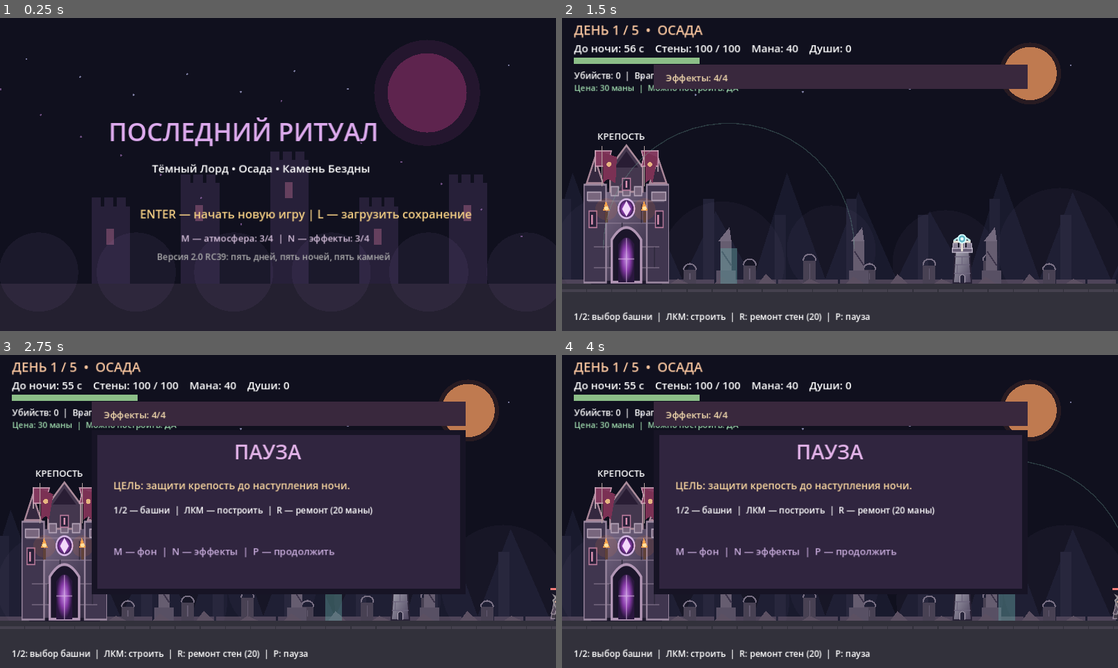
Above: before the commit, frames 1-4 (two rows, left to right).
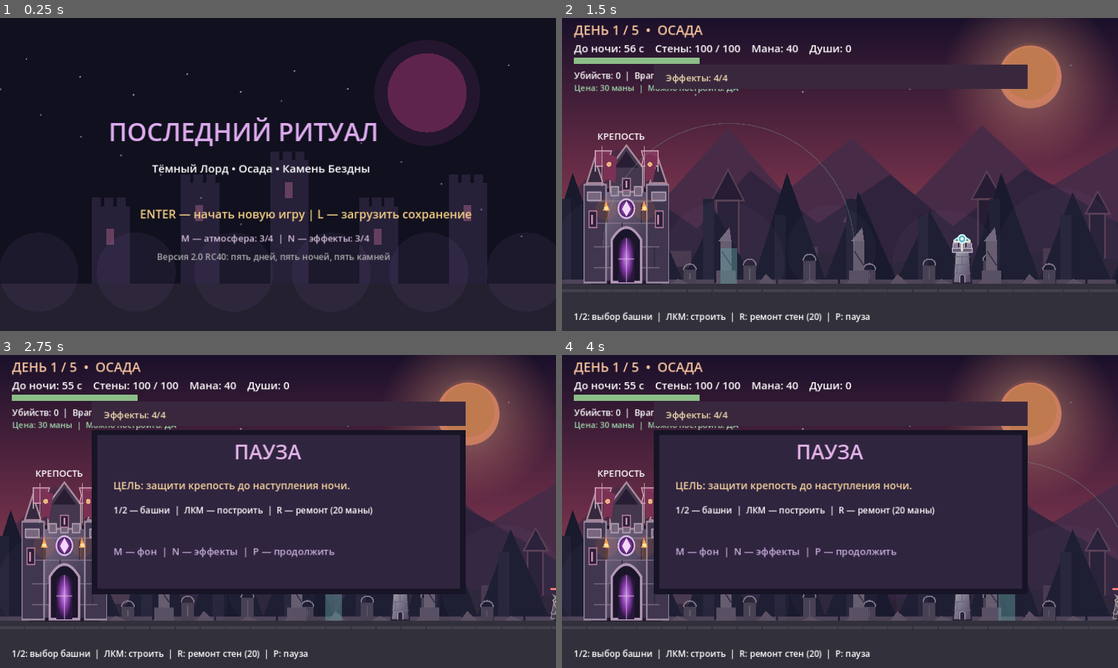
Above: after the commit, the same moments.

Repository: DoctorStrangeSH/Last-Ritual
Game: Godot game, scene res://scenes/main.tscn
The game is run twice, just before and just after one commit, with the same random seed, the same clock (stepped at 60 frames per second) and the same inputs.
Inputs (mouse positions are in pixels of both pictures, inside the frame that each line leads up to):
- Up to frame 1 (0.25 s): no input
- Up to frame 2 (1.5 s): tap Enter (ui_accept) at 0.5, 0.77 s; move the mouse to (962, 158) at 0.52 s; hold Right (ui_right) 0.53-1.28 s; tap M at 0.6 s; click (962, 158) at 0.67 s; move the mouse to (728, 190) at 1.27 s; hold Left (ui_left) from 1.28 s (still down); tap N at 1.35 s
- Up to frame 3 (2.75 s): tap Enter (ui_accept) at 1.52 s; move the mouse to (333, 442) at 2.02 s; release Left (ui_left) at 2.03 s; hold Right (ui_right) from 2.03 s (still down); tap P at 2.1 s
- Up to frame 4 (4 s): tap Enter (ui_accept) at 2.75, 3.02, 3.5, 3.77 s; move the mouse to (812, 574) at 2.77 s; release Right (ui_right) at 2.78 s; hold W 2.78-3.53 s; tap L at 2.85 s; click (812, 574) at 2.92 s; move the mouse to (1006, 558) at 3.52 s; hold Left (ui_left) from 3.53 s (still down); tap Keypad Enter at 3.6 s

The runs differ from the first frame. In frame 1, less than 0.1% of the frame differs, in the area x 38-41%, y 75-78%; in frame 2, 48%, in the area x 0-100%, y 0-82%; in frame 3, 21%; in frame 4, 21%.

Commit message:
art: connect crimson dusk backdrop to day and final siege

Diff:
--- a/scripts/main.gd
+++ b/scripts/main.gd
@@ -1,5 +1,5 @@
 extends Node2D
-## Last Ritual v2.0-rc39: gothic fortress sprite, Godot 4.2+
+## Last Ritual v2.0-rc40: crimson siege backdrop, Godot 4.2+
 const W := 1152.0
 const H := 648.0
 const FLOOR := 550.0
@@ -847,6 +847,8 @@
 
 func _draw() -> void:
     box(Rect2(0, 0, W, H), Color("10101e"))
+    if phase == "day" or phase == "final_siege":
+        draw_texture_rect(preload("res://assets/backgrounds/siege_dusk.svg"), Rect2(0, 0, W, H), false)
     if phase == "night" and current_day == 1:
         draw_texture_rect(preload("res://assets/backgrounds/catacombs.svg"), Rect2(0, 0, W, H), false)
     elif phase == "night" and current_day == 3:
@@ -895,7 +897,7 @@
         label("Тёмный Лорд • Осада • Камень Бездны", 315, 320, 23)
         label("ENTER — начать новую игру | L — загрузить сохранение", 290, 415, 24, Color("f5cf84"))
         label("M — атмосфера: %d/4  |  N — эффекты: %d/4" % [music_volume, effects_volume], 375, 463, 19, Color("d5bfda"))
-        label("Версия 2.0 RC39: пять дней, пять ночей, пять камней", 325, 501, 18, Color("aaaaaa"))
+        label("Версия 2.0 RC40: пять дней, пять ночей, пять камней", 325, 501, 18, Color("aaaaaa"))
         return
     if phase == "win" or phase == "lose":
         if phase == "win":
